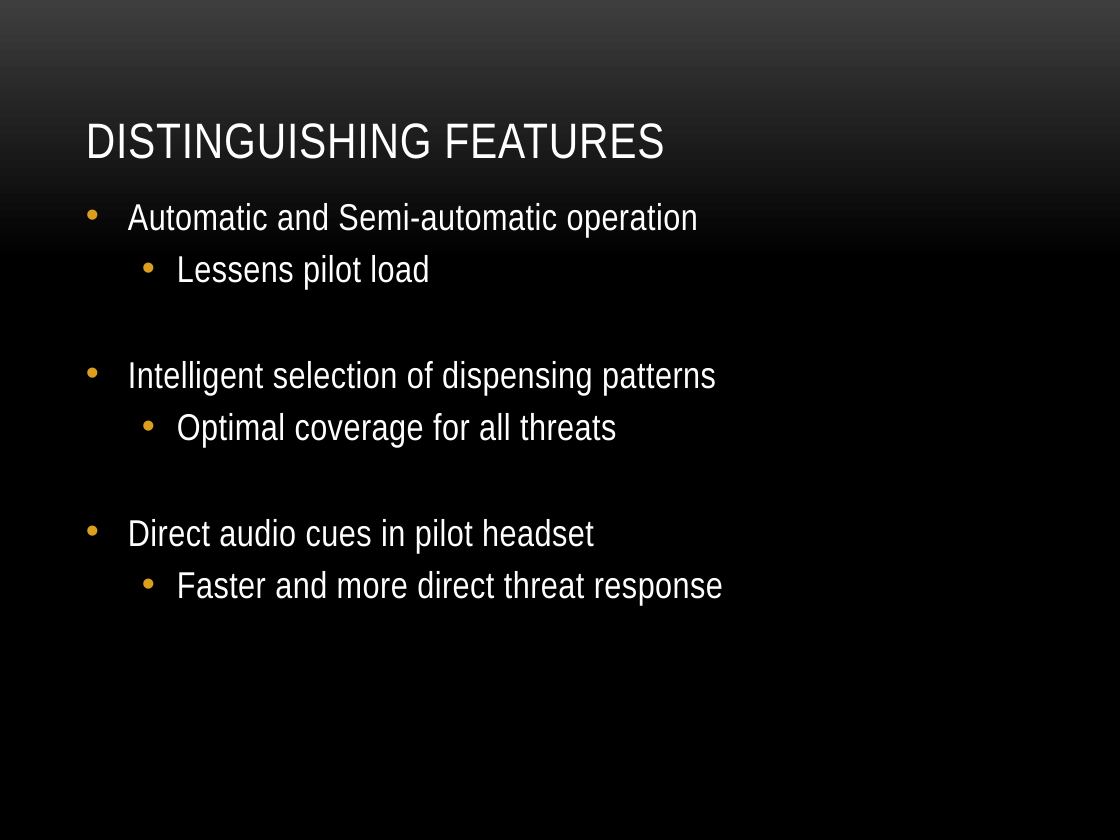
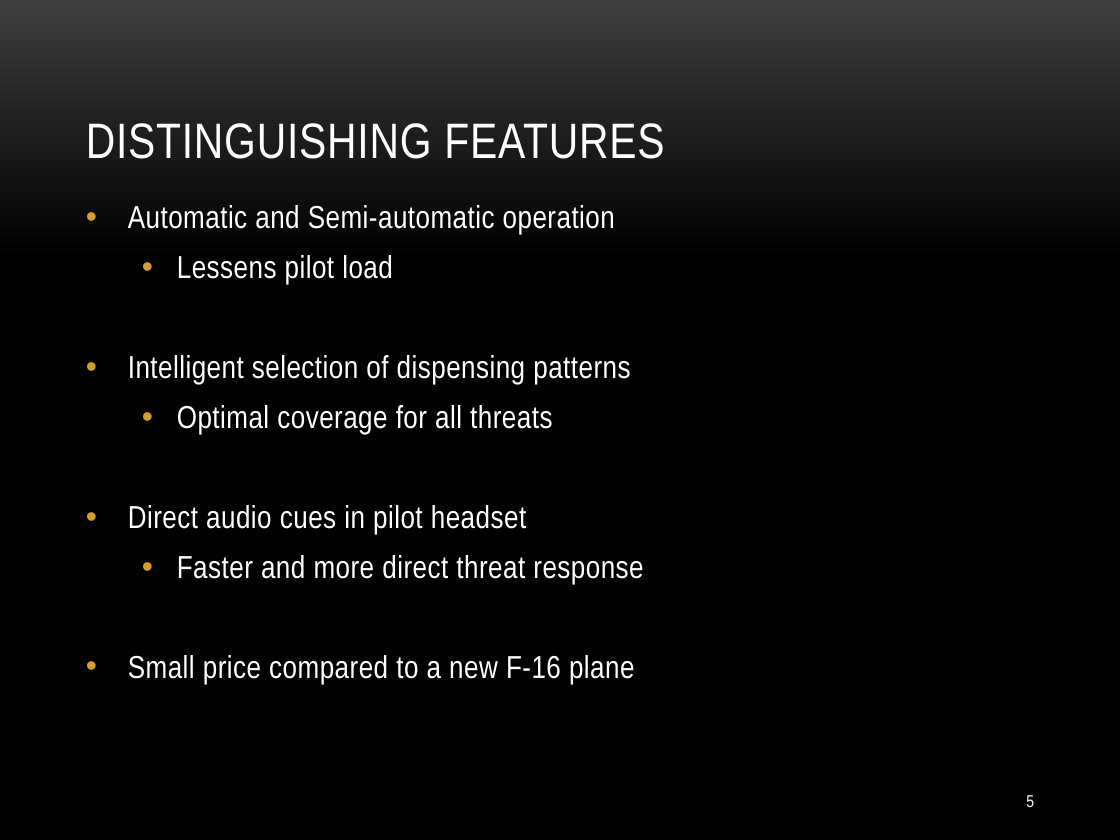
Before and after one commit to TISYE-GroupC/TermaCase, a slide deck: slide 5 of Document/SPS_Presentation.pptx (slide 4 before the commit). Drawn at 1120x840 pixels with LibreOffice and Linux fonts; fonts in the diff are those of the drawing; background and template pictures are left out. Boxes give left, top, right and bottom in pixels: in the first picture for what was removed or moved away, otherwise in the second. Text is boxed around its words. In the diff, an @@ line names an element or a change of style, - is before the commit and + after.

Commit message:
Update slides

```diff
--- a/Document/SPS_Presentation.pptx
+++ b/Document/SPS_Presentation.pptx
@@ text at box(128, 205, 643, 584): size 24 to 20.4 pt in "Automatic and Semi-automatic operation", "Lessens pilot load", "Intelligent selection of dispensing patterns", "Optimal coverage for all threats" and 2 more places; line spacing 0.8 to 0.9 @@
@@ text at box(128, 655, 634, 684): paragraph added @@
+• Small price compared to a new F-16 plane
@@ page number added at box(1026, 795, 1034, 807), 11 pt, text #FFFFFF @@
+5
```
Also in this commit, not shown: 5 other slides changed, 2 slides added, 1 slide removed.
